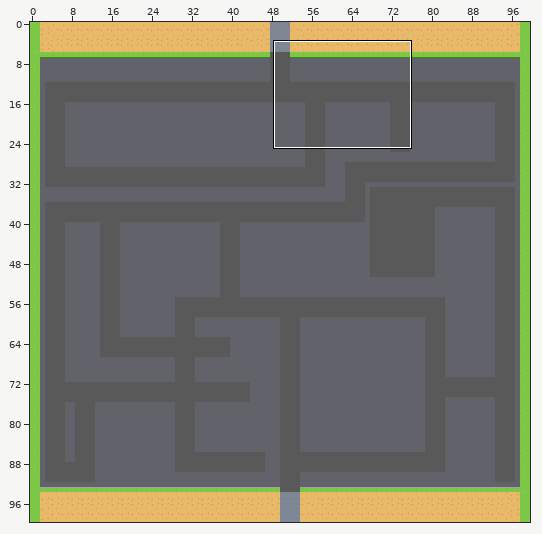
Tiled map, stored at core/assets/maps/bridges.tmx. Above, an overview of the earlier version with the close-up marked.
Close-up. First the earlier version:
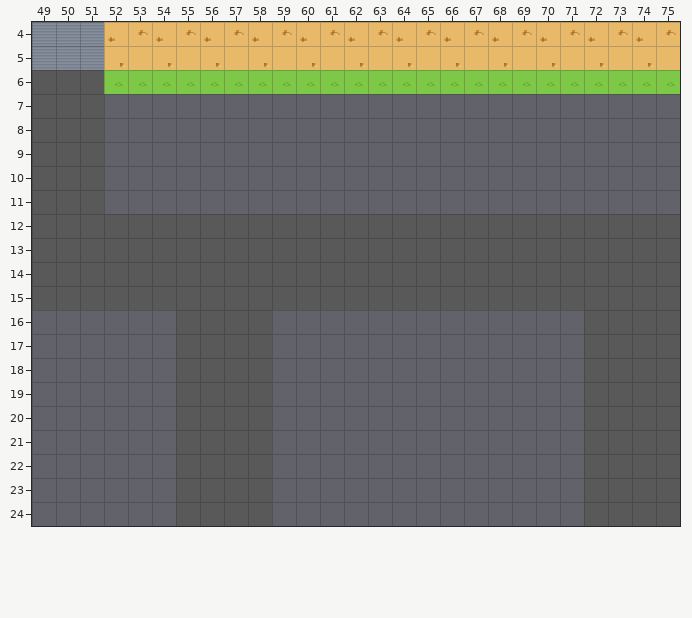
Cells are 32x32 px. Shown: x 49..75, y 4..24. The commit also changed other parts of the map, which this record leaves out.
The result:
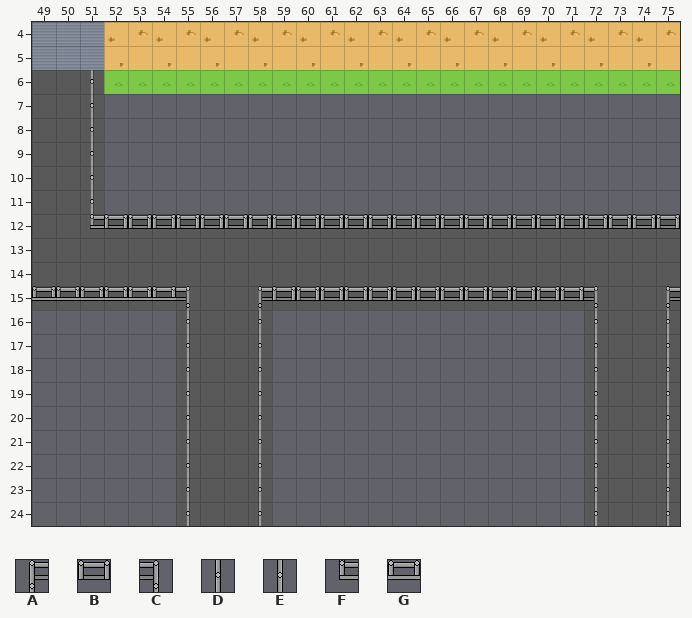
Key: from "Bridge_fencing": A 0, B 1, C 2, D 3, E 5, F 6, G 7.
_ is an empty cell.
Tiles of an added or newly shown layer are drawn over the layers below it.
Change:
Layer "Collision" (now shown):
y 6..11: x 51 _ -> D
y 12: x 51..75 _________________________ -> FBBBBBBBBBBBBBBBBBBBBBBBB
y 15: x 49..55 _______ -> GGGGGGC; x 58..72 _______________ -> ABBBBBBBBBBBBBC; x 75 _ -> A
y 16..24: x 55 _ -> D; x 58 _ -> E; x 72 _ -> E; x 75 _ -> E
